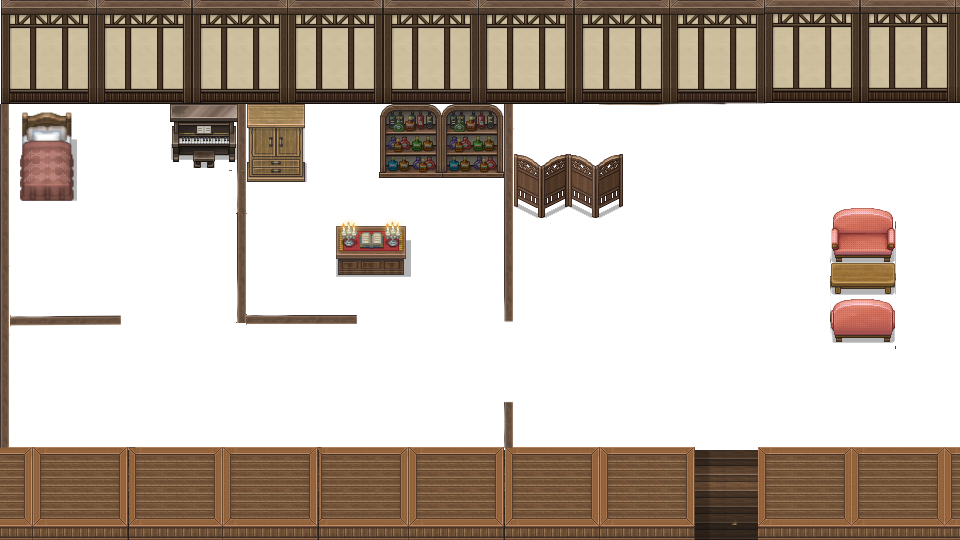
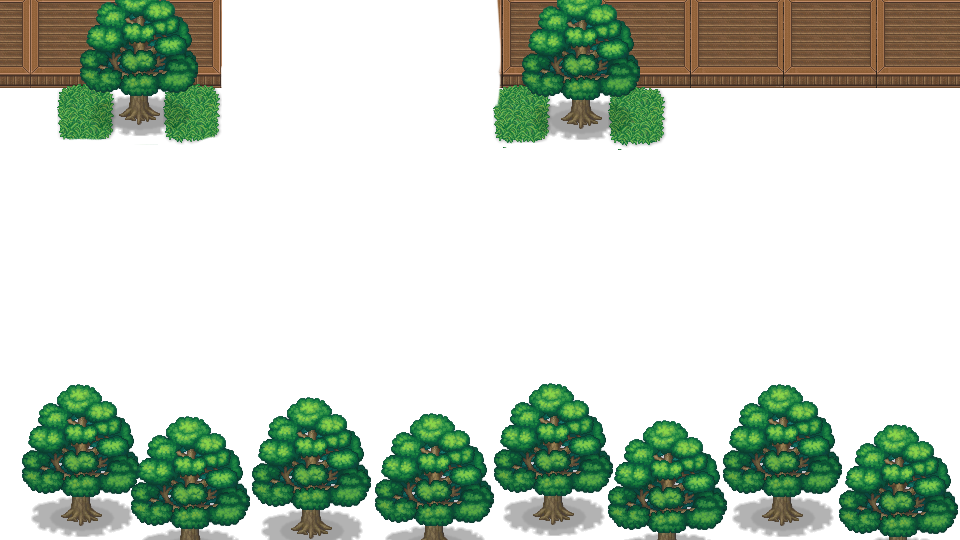
Revision of a layered 960×540 image; what changed, layer by layer:
removed layer "Inside-Town-A5.png #2" over left=1, top=0, right=960, bottom=525
removed layer "Inside-Town-A5.png #1" over left=0, top=102, right=960, bottom=540
added layer "レイヤー" above "BrightForest-A2.png" over left=0, top=0, right=960, bottom=540
